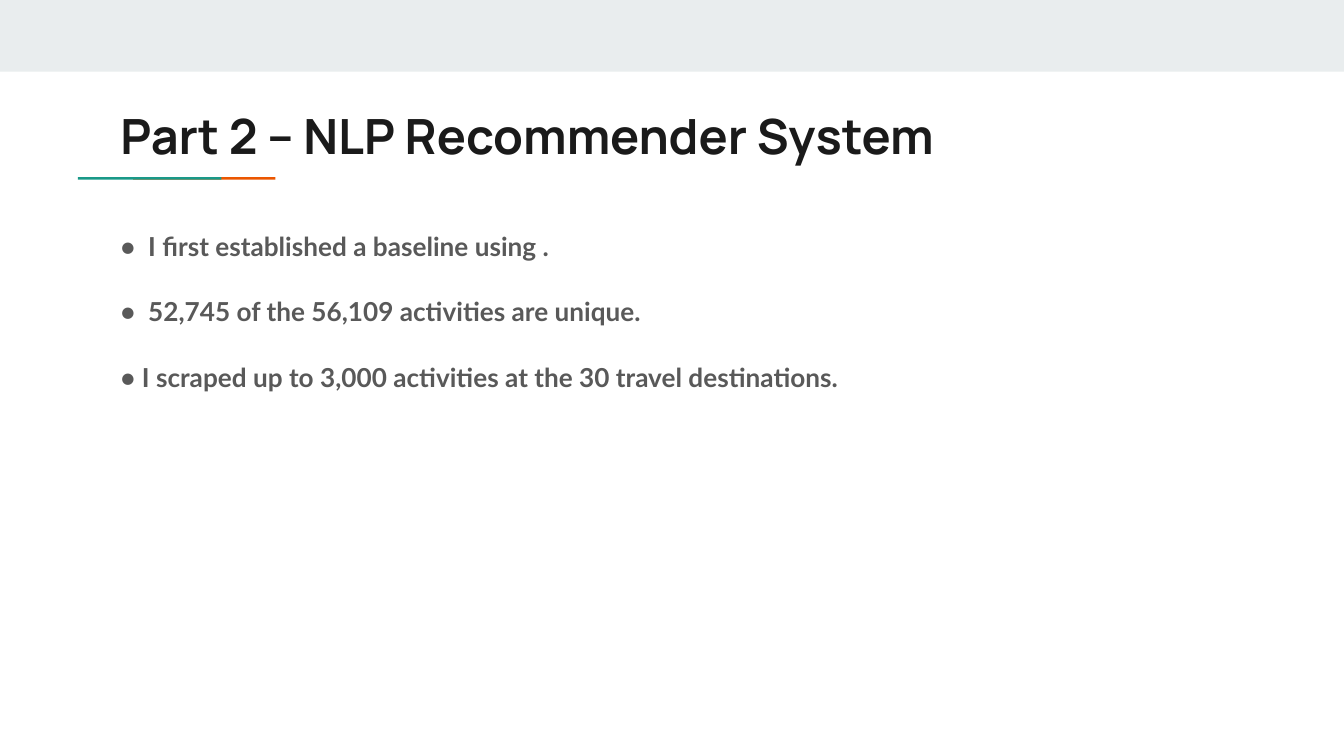
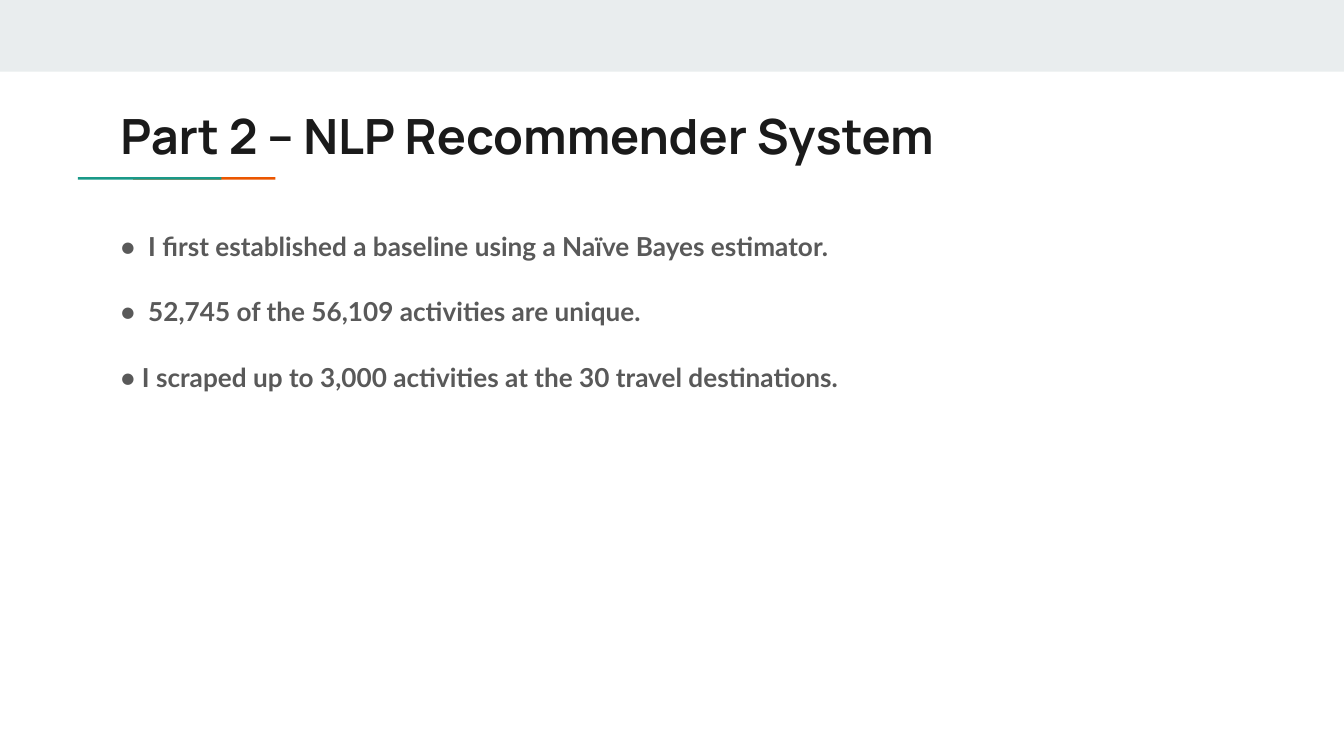
Before and after one commit to matthewshawnkehoe/Data-Science-Projects, a slide deck: slide 8 of Capstone Projects/Final_Capstone_NLP_Search_Recommendation/Recommender_System_Trip_Advisor.pptx. Drawn at 1344x756 pixels with LibreOffice and Linux fonts; fonts in the diff are those of the drawing. Boxes give left, top, right and bottom in pixels: in the first picture for what was removed or moved away, otherwise in the second. Text is boxed around its words. In the diff, an @@ line names an element or a change of style, - is before the commit and + after.

```diff
--- a/Capstone Projects/Final_Capstone_NLP_Search_Recommendation/Recommender_System_Trip_Advisor.pptx
+++ b/Capstone Projects/Final_Capstone_NLP_Search_Recommendation/Recommender_System_Trip_Advisor.pptx
@@ text at [148, 236, 828, 260]: text changed @@
-• I first established a baseline using .
+• I first established a baseline using a Naïve Bayes estimator.
```
Also in this commit, not shown: 4 other files.
